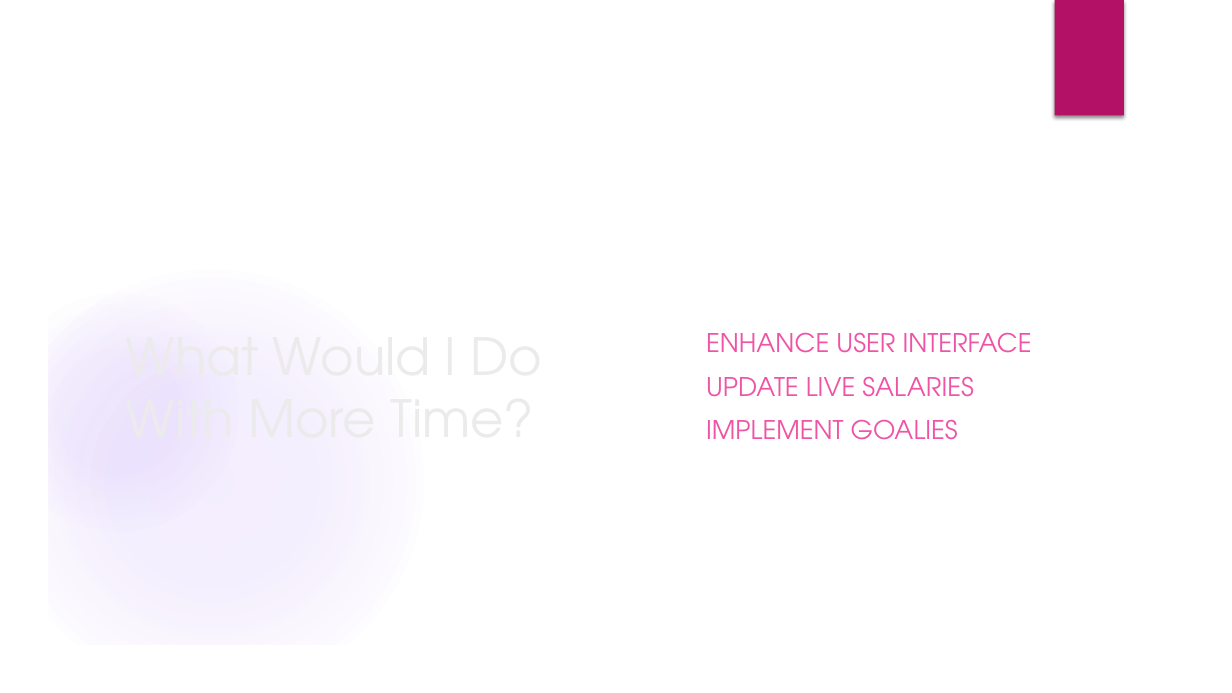
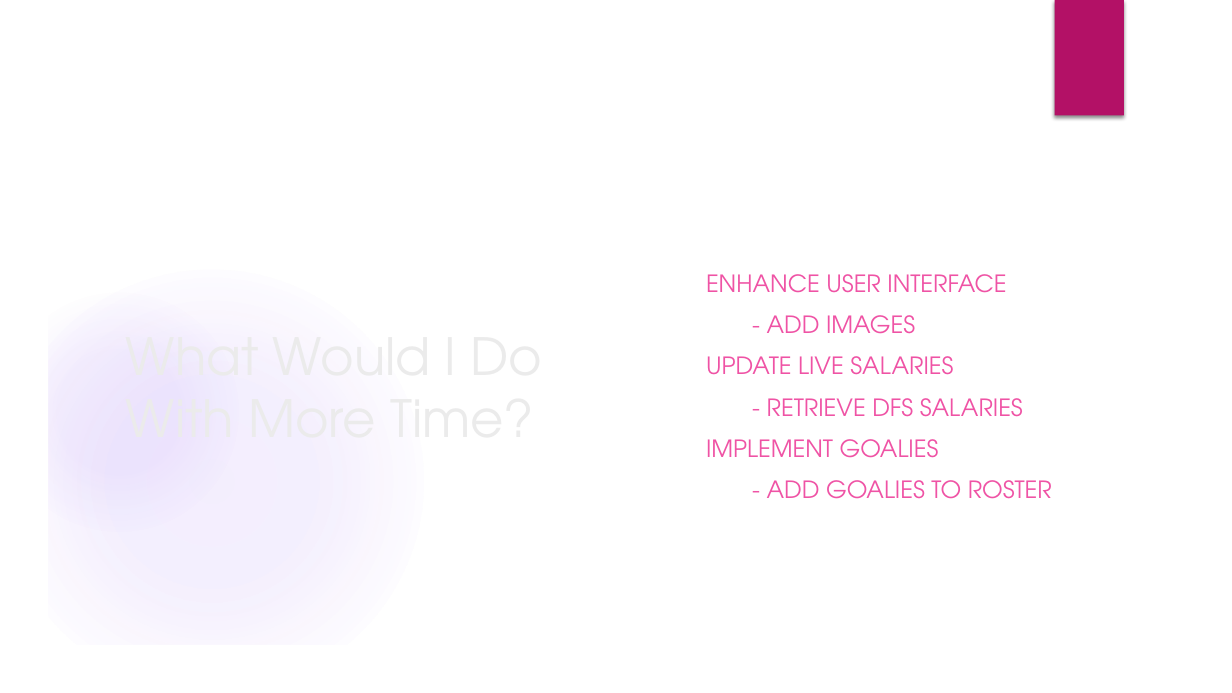
Before and after one commit to blairjdaniel/NHL_points_projection, a slide deck: slide 6 of files/powerpoint/nhl_recommender.pptx. Drawn at 1232x693 pixels with LibreOffice and Linux fonts; fonts in the diff are those of the drawing; background and template pictures are left out. Boxes give left, top, right and bottom in pixels: in the first picture for what was removed or moved away, otherwise in the second. Text is boxed around its words. In the diff, an @@ line names an element or a change of style, - is before the commit and + after.

```diff
--- a/files/powerpoint/nhl_recommender.pptx
+++ b/files/powerpoint/nhl_recommender.pptx
@@ text at <box>706,274,1006,458</box>: size 20 to 18.5 pt in "ENHANCE USER INTERFACE", "UPDATE LIVE SALARIES", "IMPLEMENT GOALIES" @@
@@ text at <box>767,315,915,334</box>: paragraph added @@
+- ADD IMAGES
@@ text at <box>767,398,1023,417</box>: paragraph added @@
+- RETRIEVE DFS SALARIES
@@ text at <box>767,480,1052,499</box>: paragraph added @@
+- ADD GOALIES TO ROSTER
```
Also in this commit, not shown: 4 other slides changed, 1 other file.
